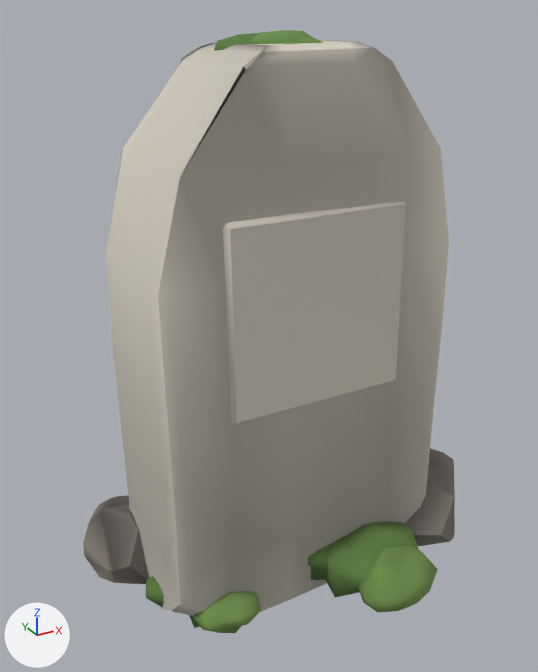
A saved change to the glTF model public/models/pr_milestone.glb.
Rendered twice from a camera (50 mm lens) standing at (-0.667, -1.164, 1.088) and looking at (-0.013, 0.025, 0.494). Arrows for +X, +Y and +Z are at lower left; the lights stay in place. The first picture is the older version. Vertices at exactly the same position are counted once.

The first picture shows 'PR_milestone__body'.
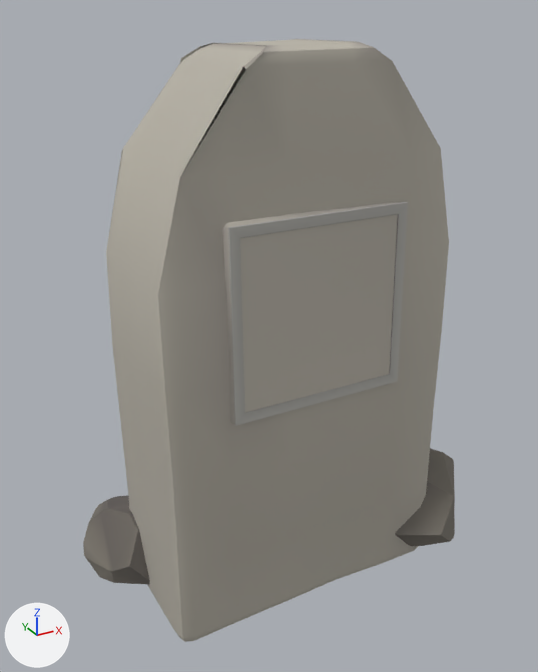
Boxes (x1, y1, x2, y2) around the edits, measured in the pictures (538 x 672 px; the box of a moved part takes in the faces that stretch with it):
'PR_milestone__body', reshaped: before (83, 30, 455, 633); after (83, 39, 455, 642)
part 1 of me_pr_milestone__body, added: after (228, 202, 408, 426)
part 2 of me_pr_milestone__body, deleted: before (146, 30, 438, 633)
part 3 of me_pr_milestone__body, moved or reshaped: before (129, 502, 236, 616); after (129, 502, 237, 642)
part 4 of me_pr_milestone__body, recoloured: before (93, 40, 455, 613); after (93, 39, 455, 629)

What the commit changed:
me_pr_milestone__body is used by ob_pr_milestone__body; location (0.0, 0.0, 0.0).
me_pr_milestone__body had 1686 vertices, 3304 faces and spanned x -0.404..0.473, y -0.321..0.328, z -0.044..1.056.
me_pr_milestone__body now has 1226 vertices, 2432 faces and spans x -0.404..0.473, y -0.199..0.328, z -0.044..1.04.
me_pr_milestone__body part 1: a new loose piece of 48 vertices spanning x -0.176..0.176, y -0.15..-0.138, z 0.424..0.776, in mat_pr_stone.
me_pr_milestone__body part 2: 12 loose pieces with 504 vertices, spanning x -0.325..0.248, y -0.321..0.1, z -0.026..1.056, are deleted.
Part 3, on me_pr_milestone__body:
10 vertices are removed from x -0.3..-0.192, y -0.149..-0.031, z -0.041..0.07.
29 faces are deleted.
1 vertex moves from x -0.301, y -0.052, z -0.01 to x -0.301, y -0.12, z -0.01.
6 vertices are added at (-0.27, -0.12, -0.039), (-0.27, -0.151, -0.01), (-0.27, -0.141, -0.032), (-0.288, -0.138, -0.028), (-0.293, -0.142, -0.01), (-0.291, -0.12, -0.031).
21 new faces join them.
me_pr_milestone__body part 4: 1693 kept faces spanning x -0.404..0.473, y -0.199..0.328, z -0.044..1.04 get new vertex colours; the middle colour goes from grey #7e786f to grey #78736b.
me_pr_milestone__body no longer uses material mat_pr_paint.
